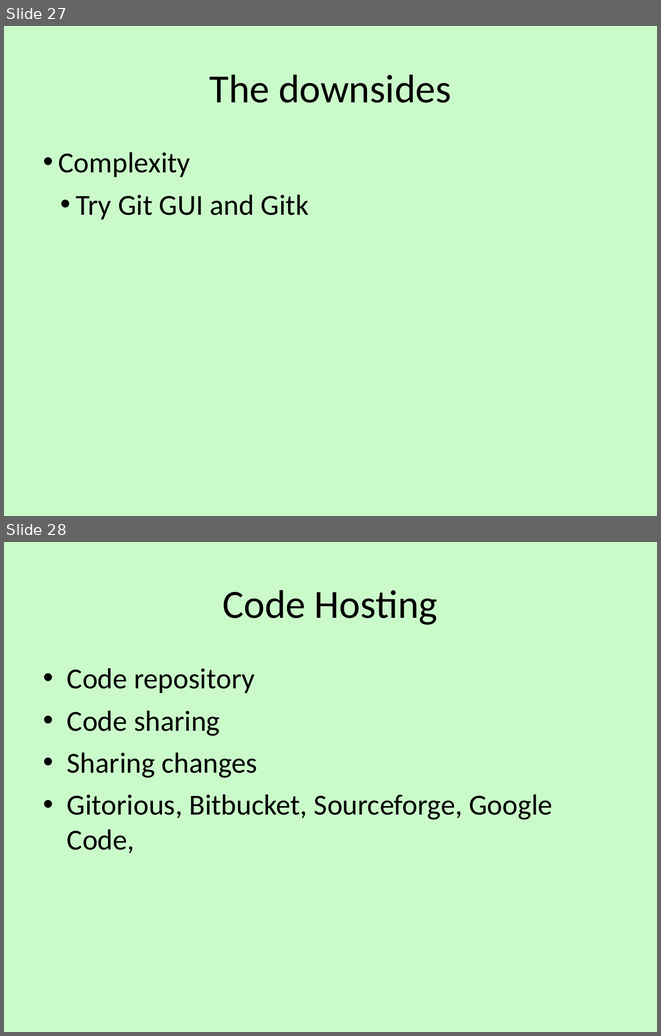
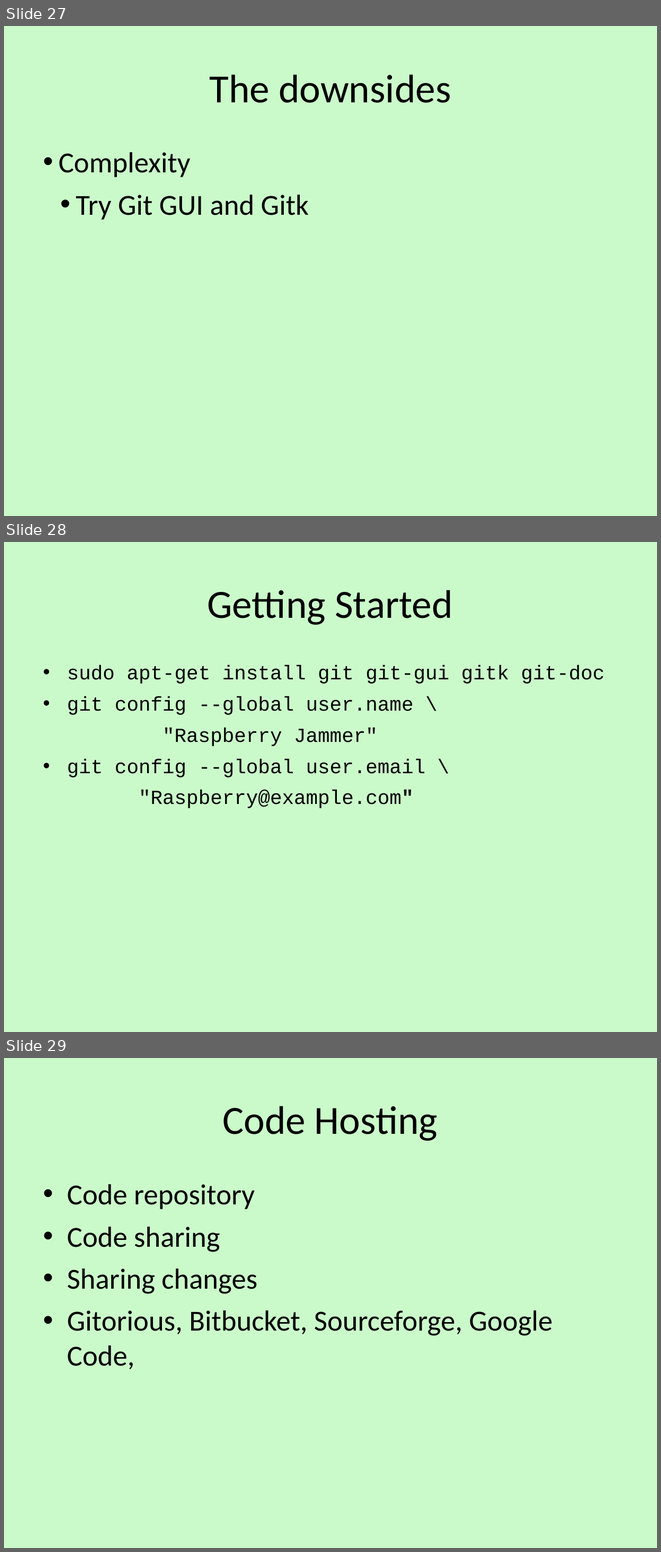
Before and after one commit to alecthegeek/gitWorkshop, a slide deck: gitWorkshop.odp. Shown one above the other, each under a label of ours: slides 27 and 28 before the commit, slides 27, 28 and 29 after it. The pictures are 661x1036 and 661x1552 pixels, drawn with LibreOffice and Linux fonts; fonts in the diff are those of the drawing; background and template pictures are left out. Boxes give left, top, right and bottom in pixels: in the first picture for what was removed or moved away, otherwise in the second. Text is boxed around its words. In the diff, an @@ line names an element or a change of style, - is before the commit and + after.

```diff
--- a/gitWorkshop.odp
+++ b/gitWorkshop.odp
@@ slide 28 added at (4,542,657,1032), background picture (left out) @@
@@ title added at (207,590,453,625), 44 pt, text #000000 @@
+Getting Started
@@ text added at (67,665,604,808), 22 pt, text #000000 @@
+• sudo apt-get install git git-gui gitk git-doc
+• git config --global user.name \
+"Raspberry Jammer"
+• git config --global user.email \
+"Raspberry@example.com"
@@ what was slide 28 is now slide 29 @@
```
Also in this commit, not shown: 1 other slide added.
